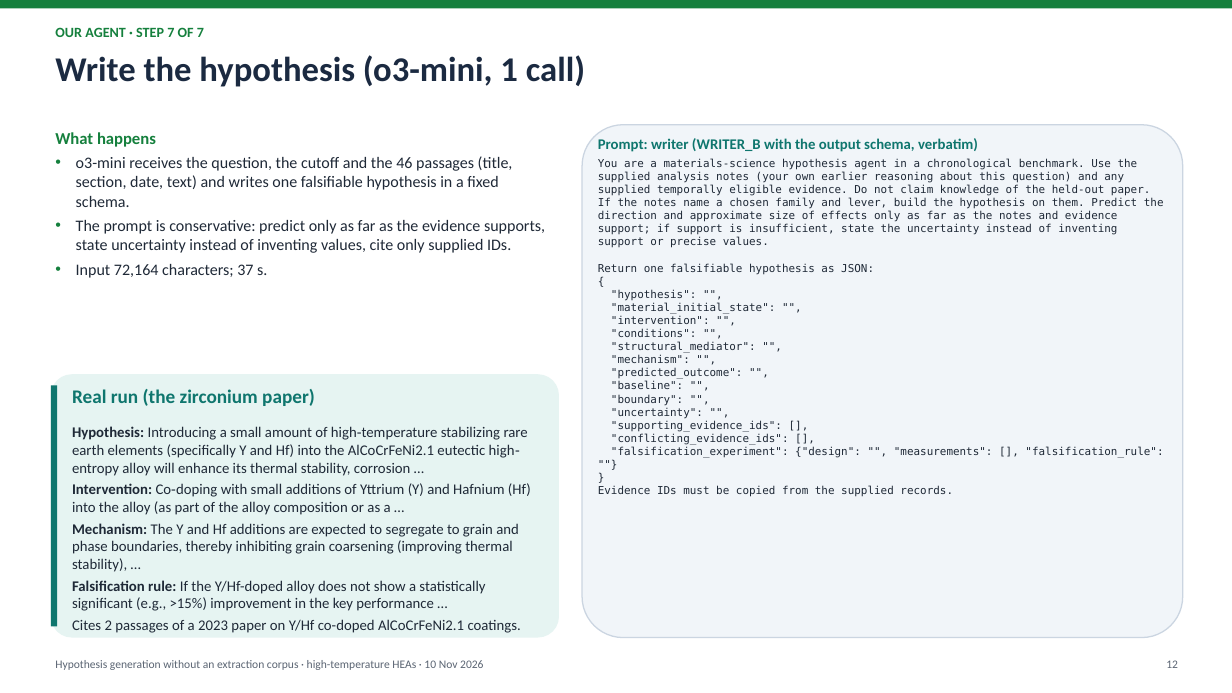
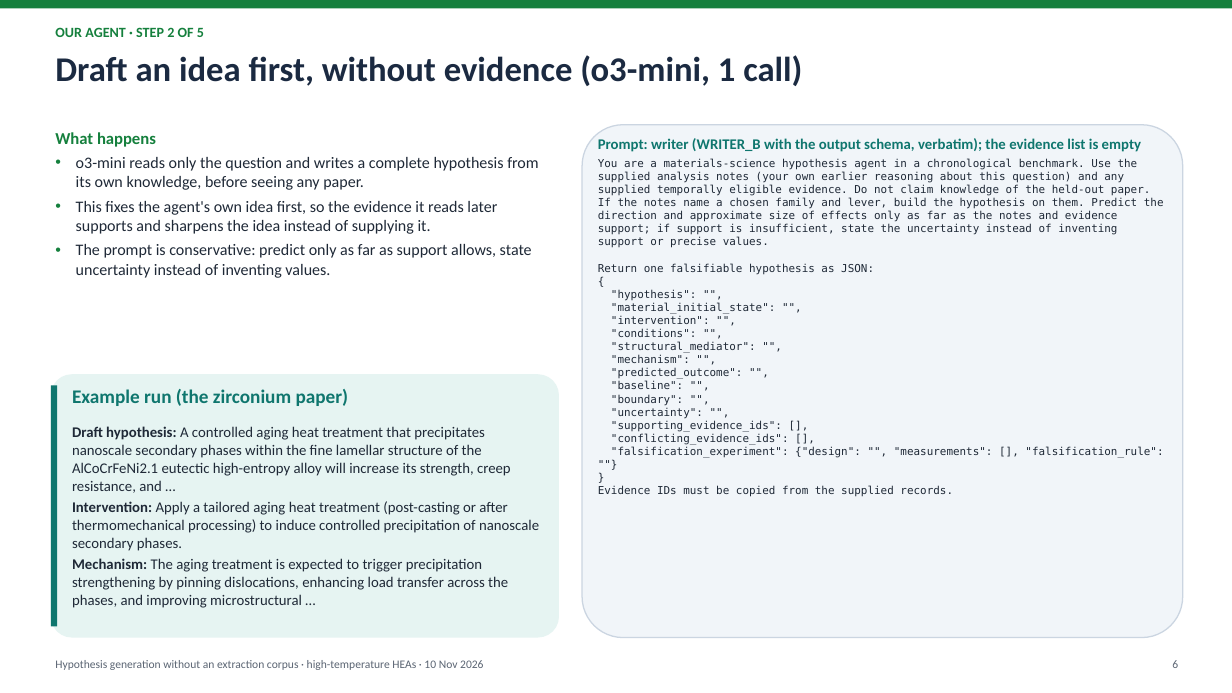
Before and after one commit to yadyneshsonale/materials-hypothesis-generation, a slide deck: slide 6 of presentations/2026-11-10_on_demand_retrieval/on_demand_hypothesis_generation_2026-11-10.pptx (slide 12 before the commit). Drawn at 1232x693 pixels with LibreOffice and Linux fonts; fonts in the diff are those of the drawing. Boxes give left, top, right and bottom in pixels: in the first picture for what was removed or moved away, otherwise in the second. Text is boxed around its words. In the diff, an @@ line names an element or a change of style, - is before the commit and + after.

```diff
--- a/presentations/2026-11-10_on_demand_retrieval/on_demand_hypothesis_generation_2026-11-10.pptx
+++ b/presentations/2026-11-10_on_demand_retrieval/on_demand_hypothesis_generation_2026-11-10.pptx
@@ text at (55, 27, 204, 37): text changed @@
-OUR AGENT · STEP 7 OF 7
+OUR AGENT · STEP 2 OF 5
@@ text at (55, 55, 802, 86): text changed @@
-Write the hypothesis (o3-mini, 1 call)
+Draft an idea first, without evidence (o3-mini, 1 call)
@@ text at (598, 138, 1141, 152): text changed @@
-Prompt: writer (WRITER_B with the output schema, verbatim)
+Prompt: writer (WRITER_B with the output schema, verbatim); the evidence list is empty
@@ text at (76, 157, 538, 278): text changed @@
-• o3-mini receives the question, the cutoff and the 46 passages (title, section, date, text) and writes one falsifiable hypothesis in a fixed schema.
-• The prompt is conservative: predict only as far as the evidence supports, state uncertainty instead of inventing values, cite only supplied IDs.
-• Input 72,164 characters; 37 s.
+• o3-mini reads only the question and writes a complete hypothesis from its own knowledge, before seeing any paper.
+• This fixes the agent's own idea first, so the evidence it reads later supports and sharpens the idea instead of supplying it.
+• The prompt is conservative: predict only as far as support allows, state uncertainty instead of inventing values.
@@ text at (72, 389, 349, 406): text changed @@
-Real run (the zirconium paper)
+Example run (the zirconium paper)
@@ text at (72, 426, 539, 608): text changed @@
-Hypothesis: Introducing a small amount of high‐temperature stabilizing rare earth elements (specifically Y and Hf) into the AlCoCrFeNi2.1 eutectic high‐entropy alloy will enhance its thermal stability, corrosion …
-Intervention: Co‐doping with small additions of Yttrium (Y) and Hafnium (Hf) into the alloy (as part of the alloy composition or as a …
-Mechanism: The Y and Hf additions are expected to segregate to grain and phase boundaries, thereby inhibiting grain coarsening (improving thermal stability), …
-Falsification rule: If the Y/Hf-doped alloy does not show a statistically significant (e.g., >15%) improvement in the key performance …
-Cites 2 passages of a 2023 paper on Y/Hf co-doped AlCoCrFeNi2.1 coatings.
+Draft hypothesis: A controlled aging heat treatment that precipitates nanoscale secondary phases within the fine lamellar structure of the AlCoCrFeNi2.1 eutectic high-entropy alloy will increase its strength, creep resistance, and …
+Intervention: Apply a tailored aging heat treatment (post-casting or after thermomechanical processing) to induce controlled precipitation of nanoscale secondary phases.
+Mechanism: The aging treatment is expected to trigger precipitation strengthening by pinning dislocations, enhancing load transfer across the phases, and improving microstructural …
@@ text at (1172, 660, 1178, 668): text changed @@
-12
+6
```
Also in this commit, not shown: 13 other slides changed, 3 slides removed, 5 other files.
